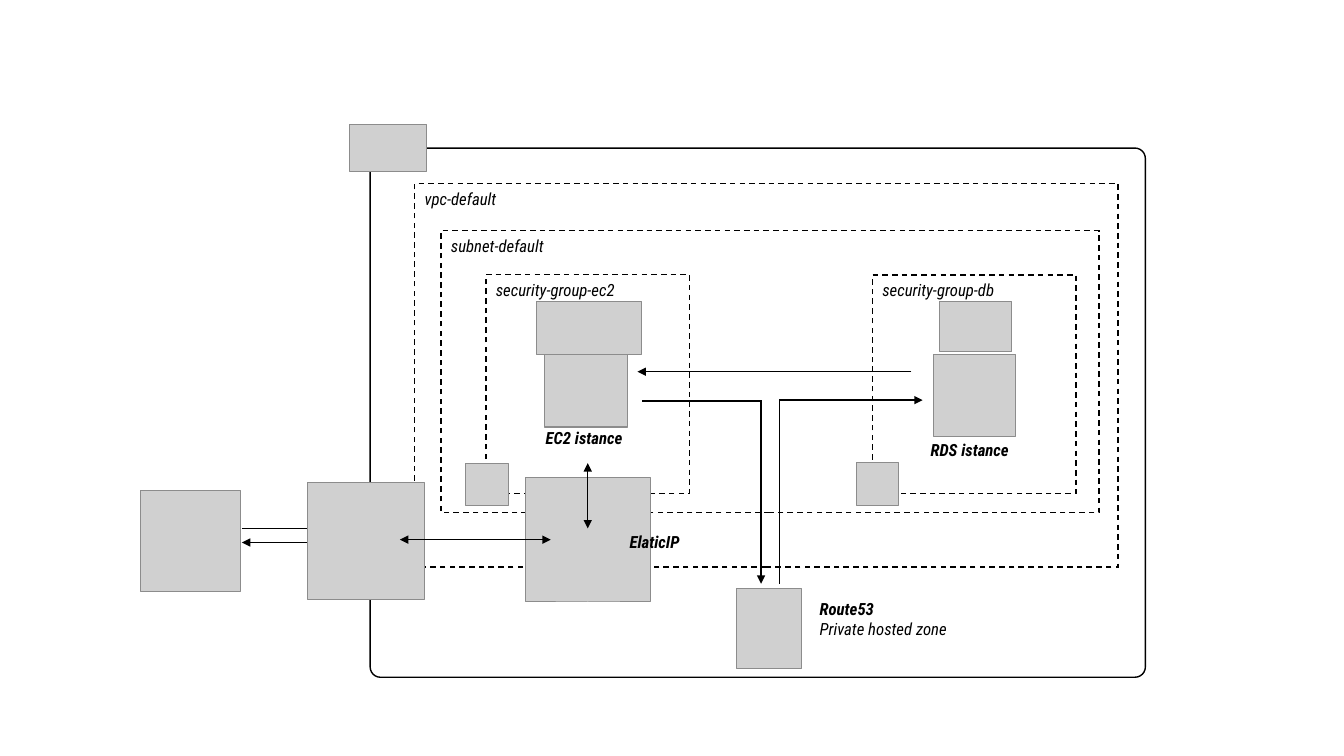
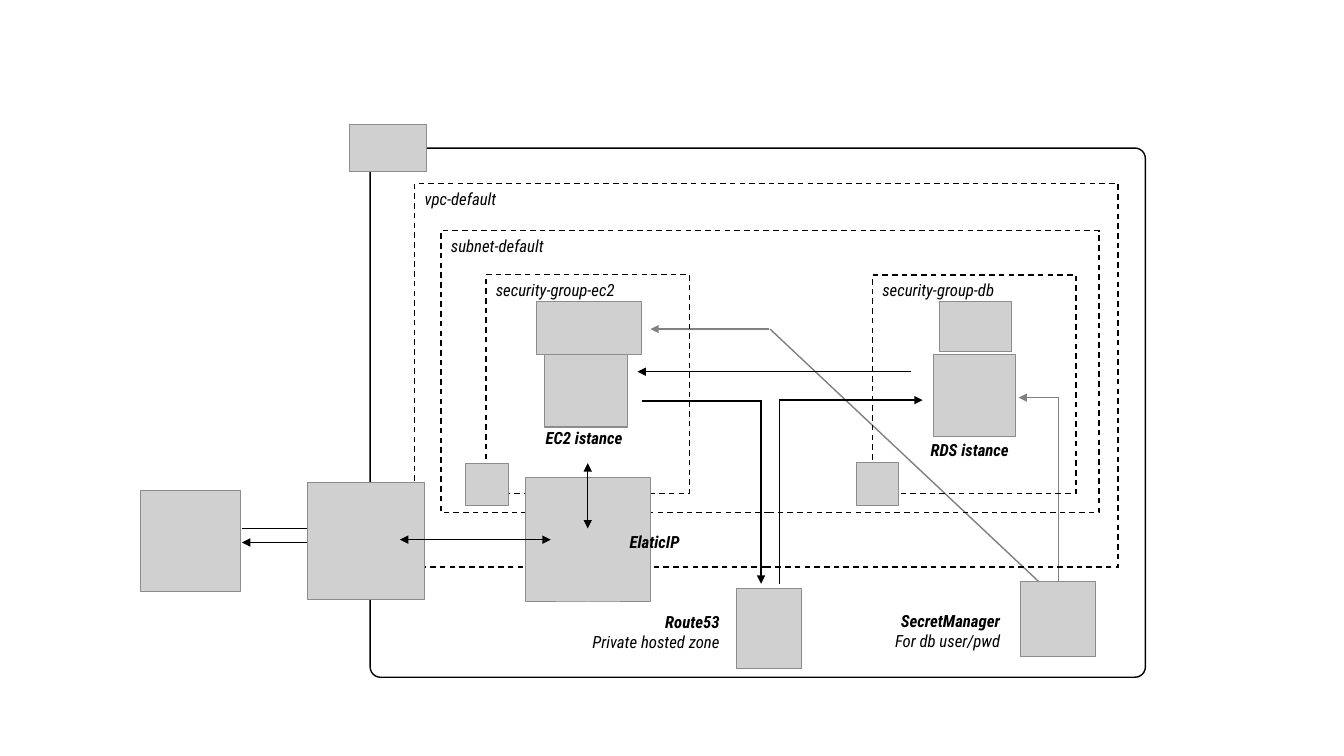
Before and after one commit to bortolo/Three-tier-app-infrastructure, a slide deck: slide 1 of terraform_test_AWS/SecretManager/images/architecture.pptx. Drawn at 1344x756 pixels with LibreOffice and Linux fonts; fonts in the diff are those of the drawing; grey boxes stand for pictures. Boxes give left, top, right and bottom in pixels: in the first picture for what was removed or moved away, otherwise in the second. Text is boxed around its words. In the diff, an @@ line names an element or a change of style, - is before the commit and + after.

```diff
--- a/terraform_test_AWS/SecretManager/images/architecture.pptx
+++ b/terraform_test_AWS/SecretManager/images/architecture.pptx
@@ arrow added from (769, 329) to (650, 329), #808080 1 pt @@
@@ line added from (770, 329) to (1038, 582), #808080 1 pt @@
@@ elbow arrow added from (1059, 582) to (1019, 397), #808080 1 pt @@
@@ picture added at <box>1020,582,1096,657</box> @@
@@ text "Route53": place and size @@
-text "Route53" at <box>820,603,947,635</box>
+text "Route53" at <box>592,616,720,648</box>
@@ text "Route53" at <box>592,616,720,648</box>: alignment left to right @@
@@ text added at <box>895,615,1000,651</box>, 12 pt, text #000000, bold, italic @@
+SecretManager
+For db user/pwd
```
Also in this commit, not shown: 2 other files.
